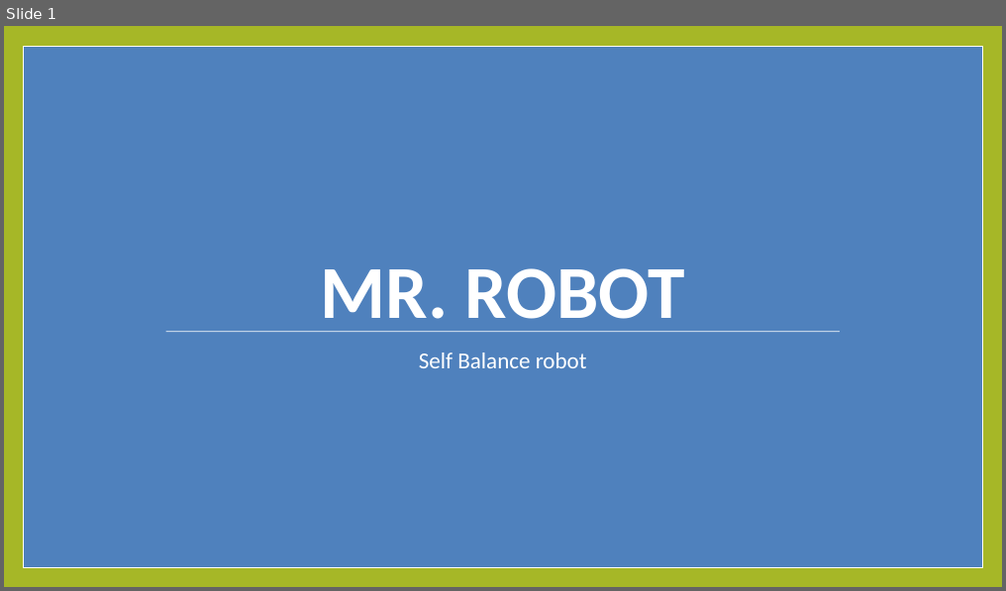
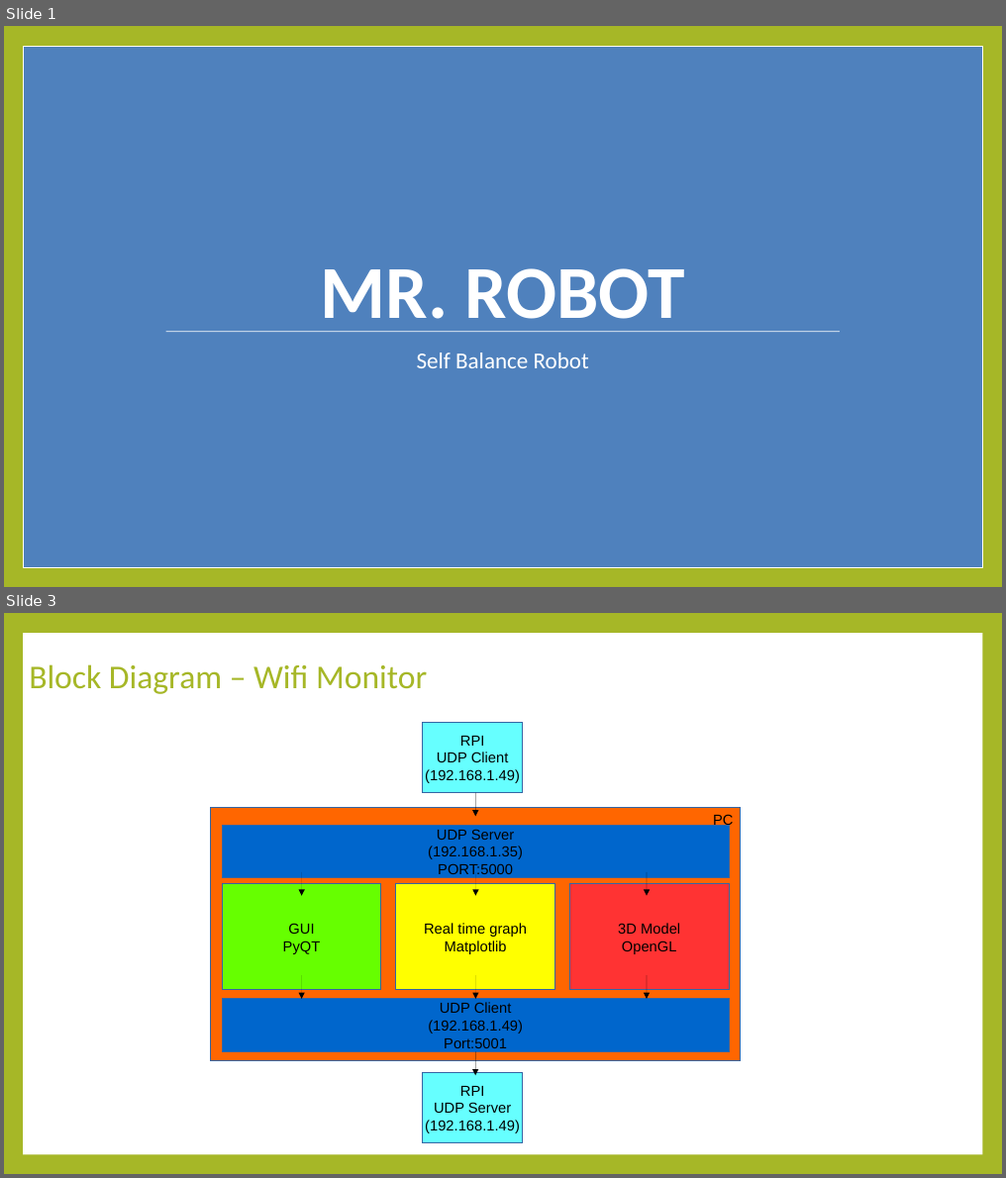
Before and after one commit to gchinellato/Self-Balance-Robot, a slide deck: docs/Diagram.pptx. Shown one above the other, each under a label of ours: slide 1 before the commit, slides 1 and 3 after it; the slides between them are not shown. The pictures are 1006x591 and 1006x1178 pixels, drawn with LibreOffice and Linux fonts; fonts in the diff are those of the drawing. Boxes give left, top, right and bottom in pixels: in the first picture for what was removed or moved away, otherwise in the second. Text is boxed around its words. In the diff, an @@ line names an element or a change of style, - is before the commit and + after.

Commit message:
updated Wifi Monitor

```diff
--- a/docs/Diagram.pptx
+++ b/docs/Diagram.pptx
@@ slide 3 added at (4, 613, 1002, 1174), background #A6B727 @@
@@ rectangle added at (23, 633, 982, 1155), fill #FFFFFF @@
@@ text added at (29, 664, 427, 694), 32 pt, text #A6B727 @@
+Block Diagram – Wifi Monitor
@@ rectangle added at (423, 722, 523, 792), fill #66FFFF, outline #3465A4 0.75 pt, 14 pt, text #000000 @@
+RPI
+UDP Client
+(192.168.1.49)
@@ rectangle added at (211, 808, 742, 1060), fill #FF6600, outline #3465A4 0.75 pt, 14 pt, text #000000 @@
+PC
@@ arrow added from (475, 792) to (475, 817), #000000 0.75 pt @@
@@ rectangle added at (222, 825, 729, 878), fill #0066CC, outline #3465A4 0.75 pt, 14 pt, text #000000 @@
+UDP Server
+(192.168.1.35)
+PORT:5000
@@ arrow added from (302, 872) to (302, 896), #000000 0.75 pt @@
@@ arrow added from (475, 872) to (475, 896), #000000 0.75 pt @@
@@ arrow added from (648, 872) to (647, 896), #000000 0.75 pt @@
@@ rectangle added at (222, 884, 381, 990), fill #66FF00, outline #3465A4 0.75 pt, 14 pt, text #000000 @@
+GUI
+PyQT
@@ rectangle added at (396, 884, 555, 990), fill #FFFF00, outline #3465A4 0.75 pt, 14 pt, text #000000 @@
+Real time graph
+Matplotlib
@@ rectangle added at (570, 884, 730, 990), fill #FF3333, outline #3465A4 0.75 pt, 14 pt, text #000000 @@
+3D Model
+OpenGL
@@ arrow added from (302, 975) to (302, 999), #000000 0.75 pt @@
@@ arrow added from (475, 975) to (475, 999), #000000 0.75 pt @@
@@ arrow added from (648, 975) to (647, 999), #000000 0.75 pt @@
@@ rectangle added at (222, 999, 729, 1053), fill #0066CC, outline #3465A4 0.75 pt, 14 pt, text #000000 @@
+UDP Client
+(192.168.1.49)
+Port:5001
@@ arrow added from (475, 1053) to (475, 1075), #000000 0.75 pt @@
@@ rectangle added at (423, 1072, 523, 1143), fill #66FFFF, outline #3465A4 0.75 pt, 14 pt, text #000000 @@
+RPI
+UDP Server
+(192.168.1.49)
@@ slide 1 changed as well @@
@@ text at (417, 353, 589, 369): text changed @@
-Self Balance robot
+Self Balance Robot
```
Also in this commit, not shown: 1 other slide changed, 6 other files.
